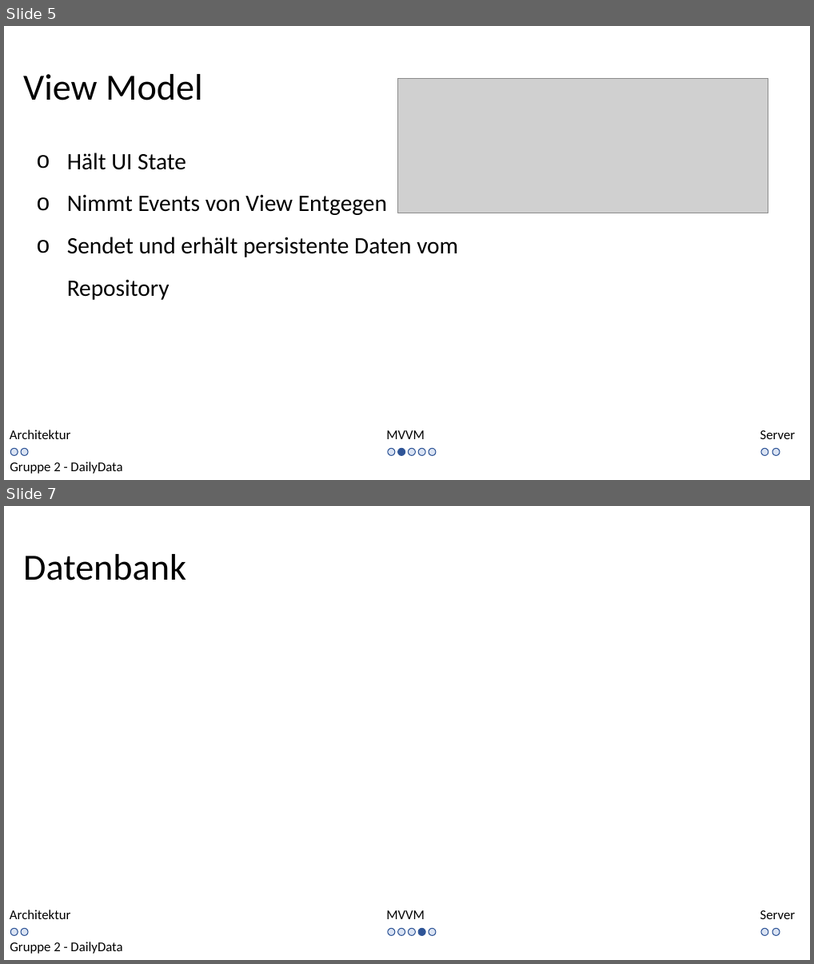
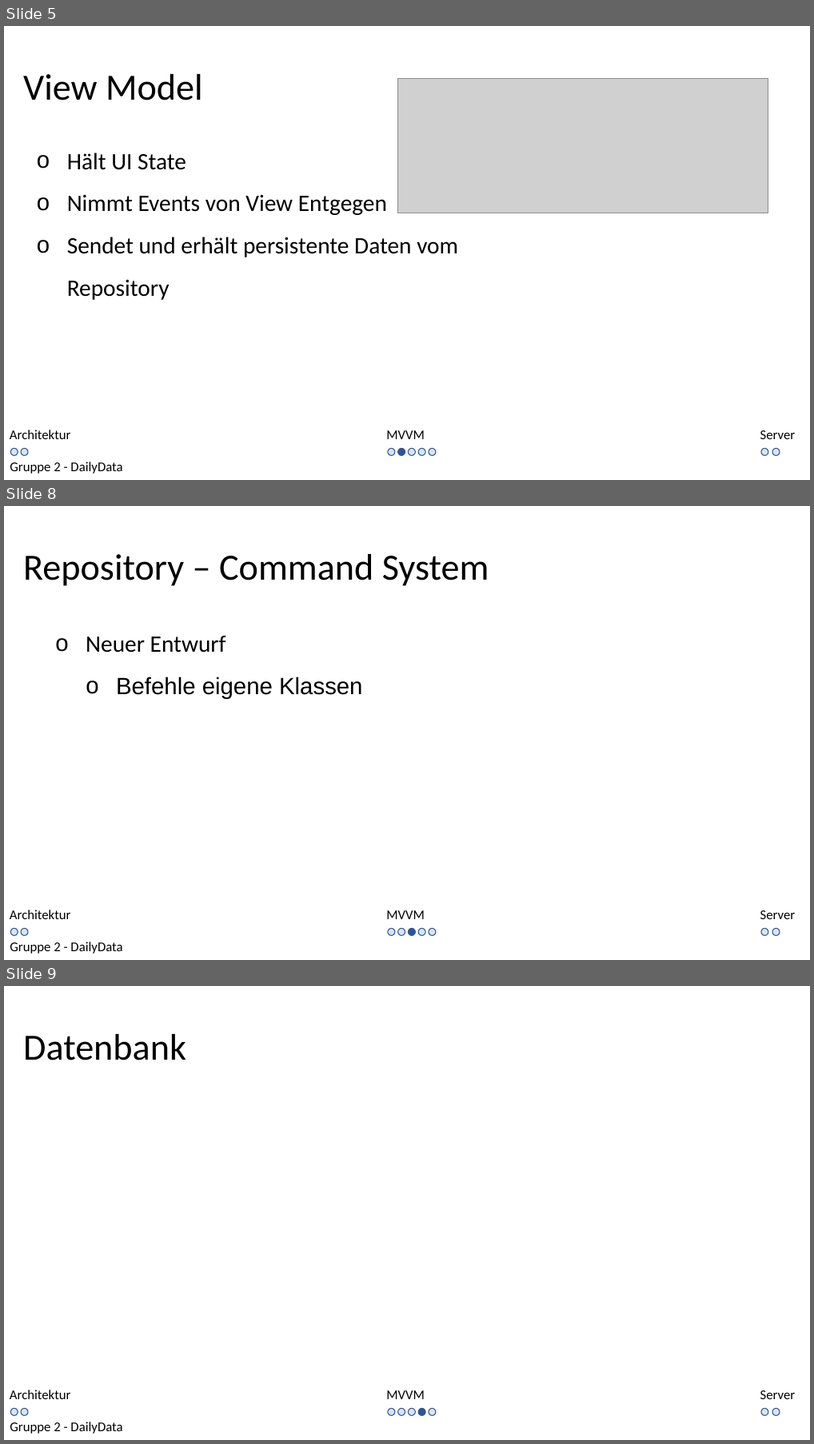
Before and after one commit to kittyahy/PSEAppGruppe2, a slide deck: Praesentationen/02-Entwurfsphase/Entwurf Präsentation.pptx. Shown one above the other, each under a label of ours: slides 5 and 7 before the commit, slides 5, 8 and 9 after it; the slides between them are not shown. The pictures are 814x964 and 814x1444 pixels, drawn with LibreOffice and Linux fonts; fonts in the diff are those of the drawing; grey boxes stand for pictures. Boxes give left, top, right and bottom in pixels: in the first picture for what was removed or moved away, otherwise in the second. Text is boxed around its words. In the diff, an @@ line names an element or a change of style, - is before the commit and + after.

Commit message:
Repository hinzugefügt

```diff
--- a/Praesentationen/02-Entwurfsphase/Entwurf Präsentation.pptx
+++ b/Praesentationen/02-Entwurfsphase/Entwurf Präsentation.pptx
@@ slide 8 added at [4,506,810,960], background #FFFFFF @@
@@ title added at [23,554,490,586], 44 pt, text #000000 @@
+Repository – Command System
@@ text added at [86,636,362,699], 28 pt, text #000000 @@
+o Neuer Entwurf
+  o Befehle eigene Klassen
@@ text added at [10,909,71,919], 16 pt, text #000000 @@
+Architektur
@@ text added at [386,910,425,919], 16 pt, text #000000 @@
+MVVM
@@ text added at [761,910,796,919], 16 pt, text #000000 @@
+Server
@@ ellipse added at [10,928,18,936], fill #DAE3F3, outline #2F5597 1 pt @@
@@ ellipse added at [21,928,28,936], fill #DAE3F3, outline #2F5597 1 pt @@
@@ ellipse added at [388,928,395,936], fill #DAE3F3, outline #2F5597 1 pt @@
@@ ellipse added at [398,928,406,936], fill #DAE3F3, outline #2F5597 1 pt @@
@@ ellipse added at [408,928,415,936], fill #2F5597, outline #2F5597 1 pt @@
@@ ellipse added at [418,928,426,936], fill #DAE3F3, outline #2F5597 1 pt @@
@@ ellipse added at [429,928,436,936], fill #DAE3F3, outline #2F5597 1 pt @@
@@ ellipse added at [762,928,770,936], fill #DAE3F3, outline #2F5597 1 pt @@
@@ ellipse added at [773,928,780,936], fill #DAE3F3, outline #2F5597 1 pt @@
@@ text added at [10,941,122,953], 16 pt, text #000000 @@
+Gruppe 2 - DailyData
@@ what was slide 7 is now slide 9 @@
```
Also in this commit, not shown: 1 slide changed, 1 other slide added.
